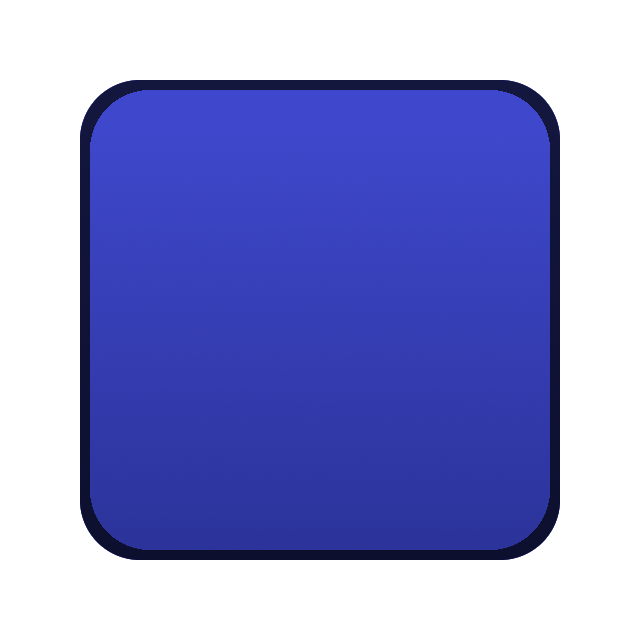
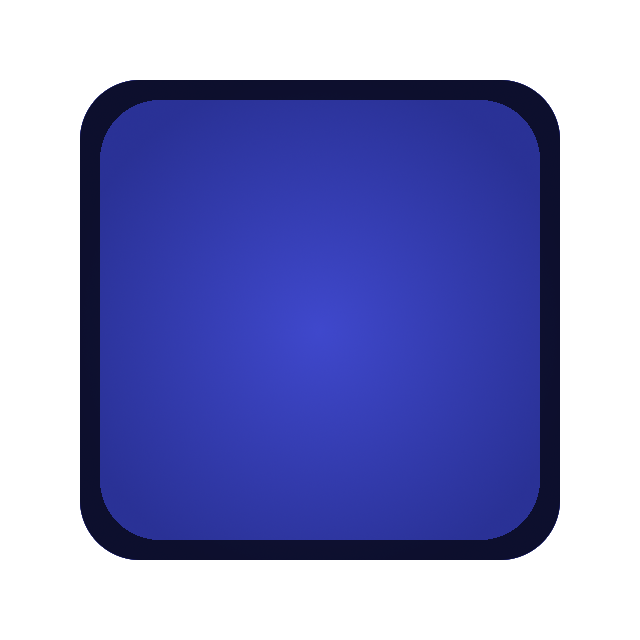
Comparing the layer stacks of the two 640x640 images. Changes:
painted on "Layer #1" over [90, 90, 550, 550]
painted on "Layer" over [80, 80, 560, 560]
hid "Background" over [80, 80, 560, 560]
